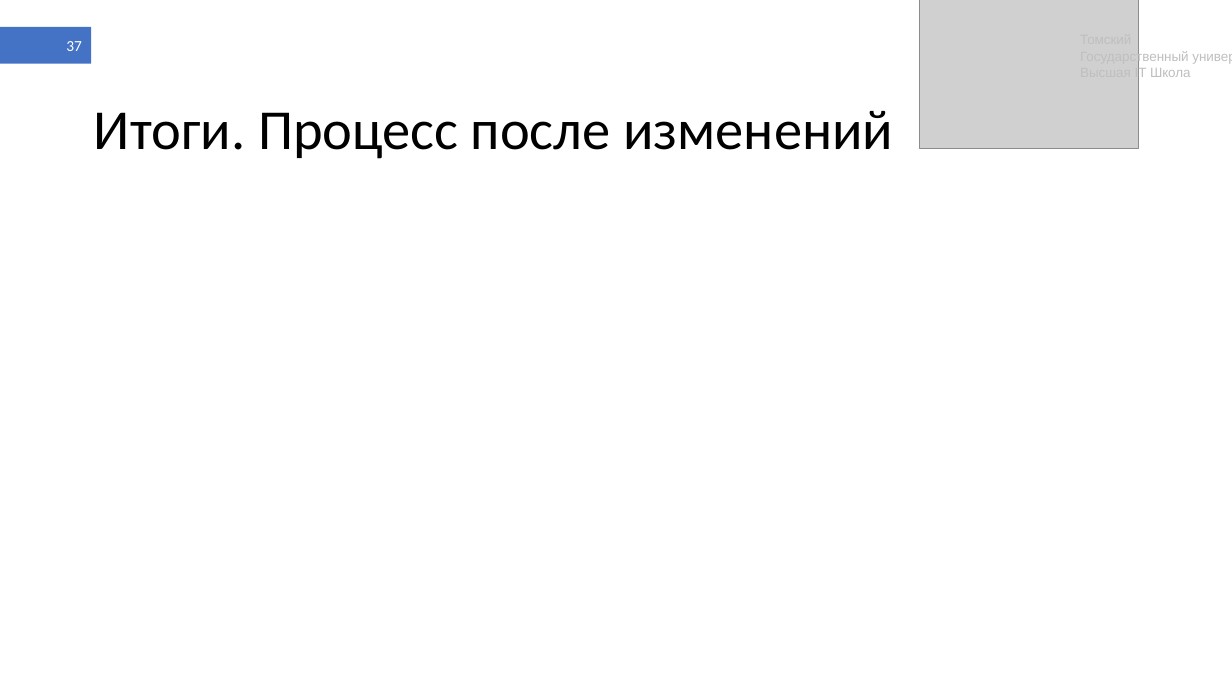
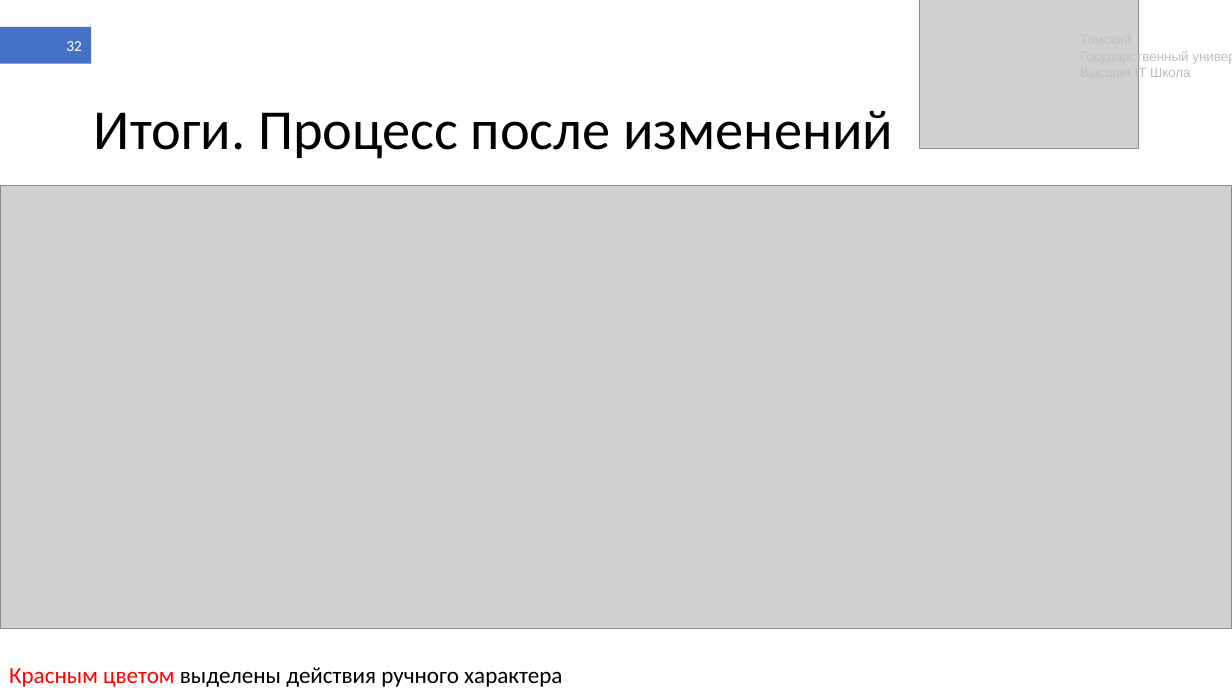
Before and after one commit to shameoff/GraduateWork, a slide deck: slide 32 of Презентация ВКР (в шаблоне).pptx (slide 37 before the commit). Drawn at 1232x693 pixels with LibreOffice and Linux fonts; fonts in the diff are those of the drawing; grey boxes stand for pictures. Boxes give left, top, right and bottom in pixels: in the first picture for what was removed or moved away, otherwise in the second. Text is boxed around its words. In the diff, an @@ line names an element or a change of style, - is before the commit and + after.

```diff
--- a/Презентация ВКР (в шаблоне).pptx
+++ b/Презентация ВКР (в шаблоне).pptx
@@ page number at bbox=[66, 41, 82, 51]: text changed @@
-37
+32
@@ picture added at bbox=[0, 185, 1232, 628] @@
@@ text added at bbox=[9, 667, 562, 687], 18 pt, text #000000 @@
+Красным цветом выделены действия ручного характера
```
Also in this commit, not shown: 11 other slides changed, 5 slides added, 9 slides removed, 2 other files.
